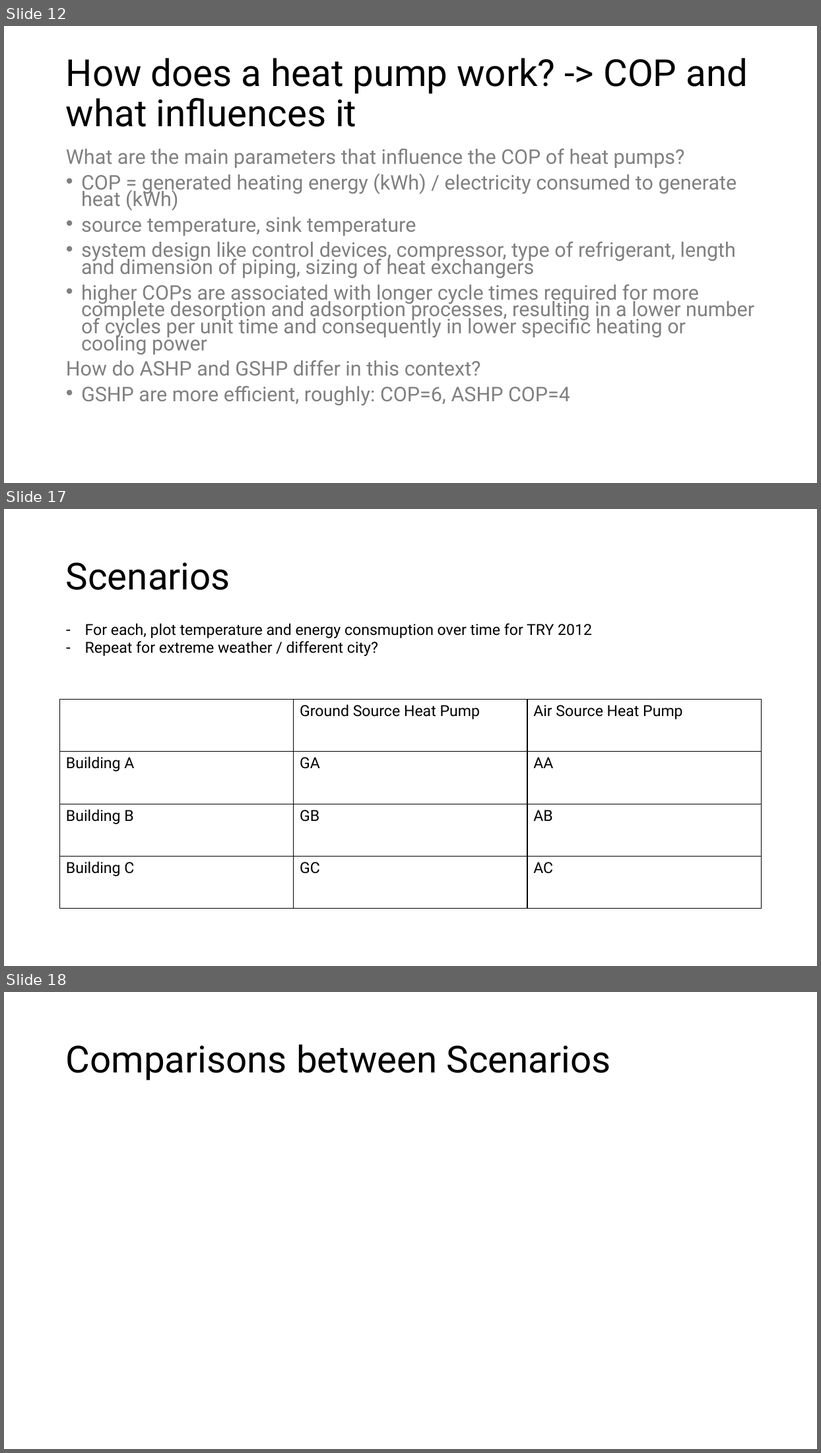
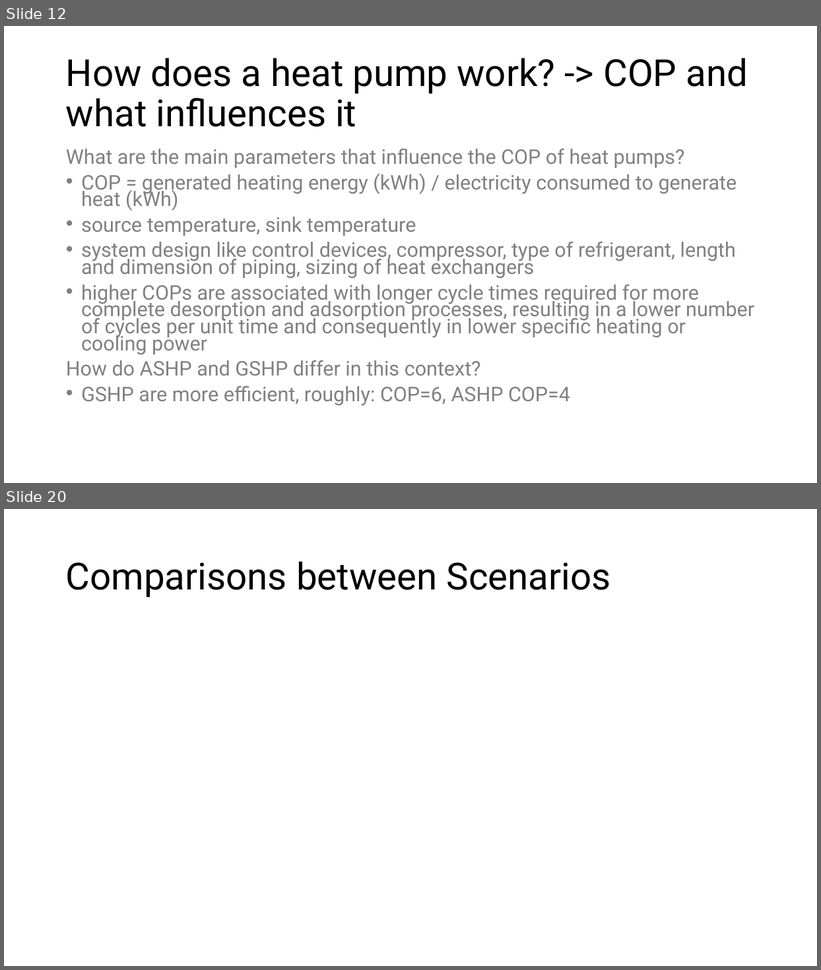
Before and after one commit to eyjomoin/Modeling-buildings-and-their-heating-systems, a slide deck: presentation/heat.pptx. Shown one above the other, each under a label of ours: slides 12, 17 and 18 before the commit, slides 12 and 20 after it; the slides between them are not shown. The pictures are 821x1453 and 821x970 pixels, drawn with LibreOffice and Linux fonts; fonts in the diff are those of the drawing. Boxes give left, top, right and bottom in pixels: in the first picture for what was removed or moved away, otherwise in the second. Text is boxed around its words. In the diff, an @@ line names an element or a change of style, - is before the commit and + after.

```diff
--- a/presentation/heat.pptx
+++ b/presentation/heat.pptx
@@ slide 17 removed at bbox=[4, 509, 817, 966], background #FFFFFF @@
@@ title removed at bbox=[66, 562, 230, 590] @@
-Scenarios
@@ text removed at bbox=[85, 623, 592, 656] @@
-– For each, plot temperature and energy consmuption over time for TRY 2012
-– Repeat for extreme weather / different city?
@@ table removed at bbox=[60, 699, 761, 909], 4 rows, 3 columns @@
- | Ground Source Heat Pump | Air Source Heat Pump
-Building A | GA | AA
-Building B | GB | AB
-Building C | GC | AC
@@ what was slide 18 is now slide 20 @@
```
Also in this commit, not shown: 5 slides changed, 3 slides added, 1 other slide removed, 1 other file.
